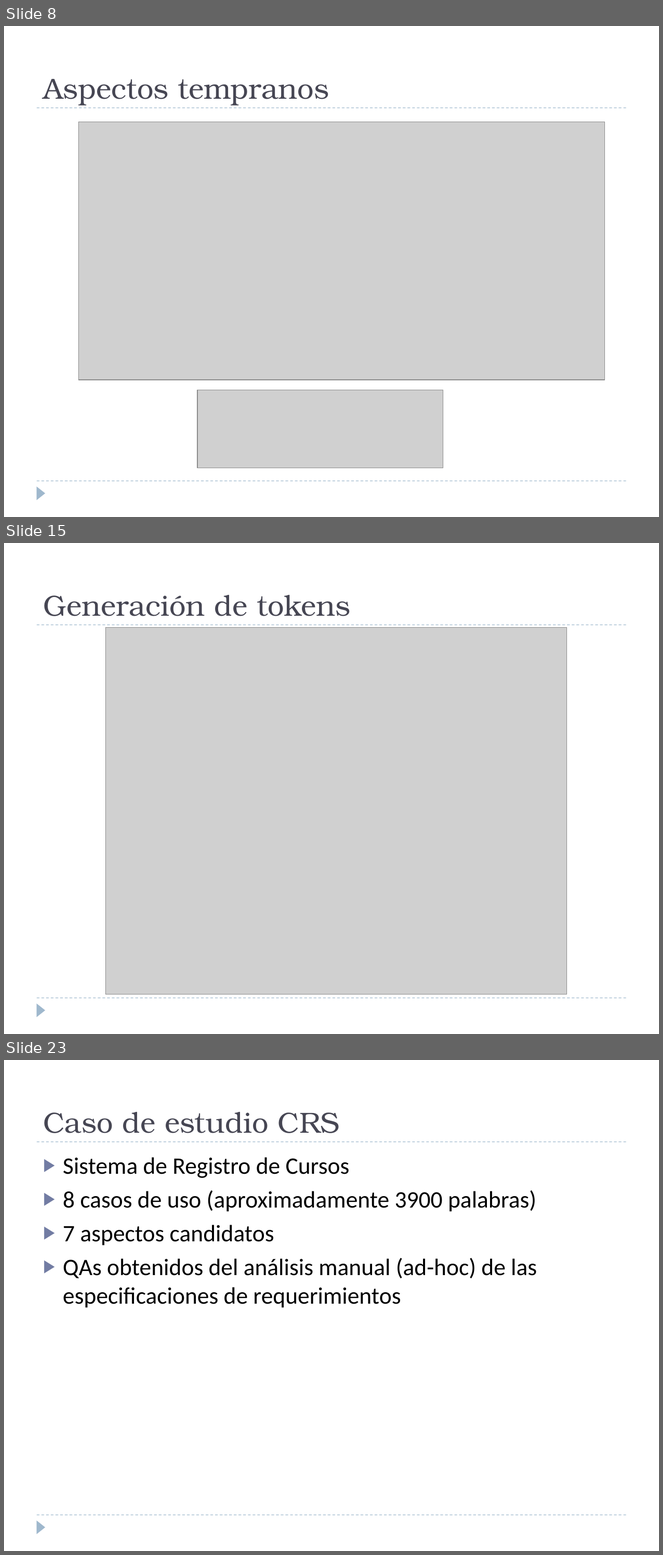
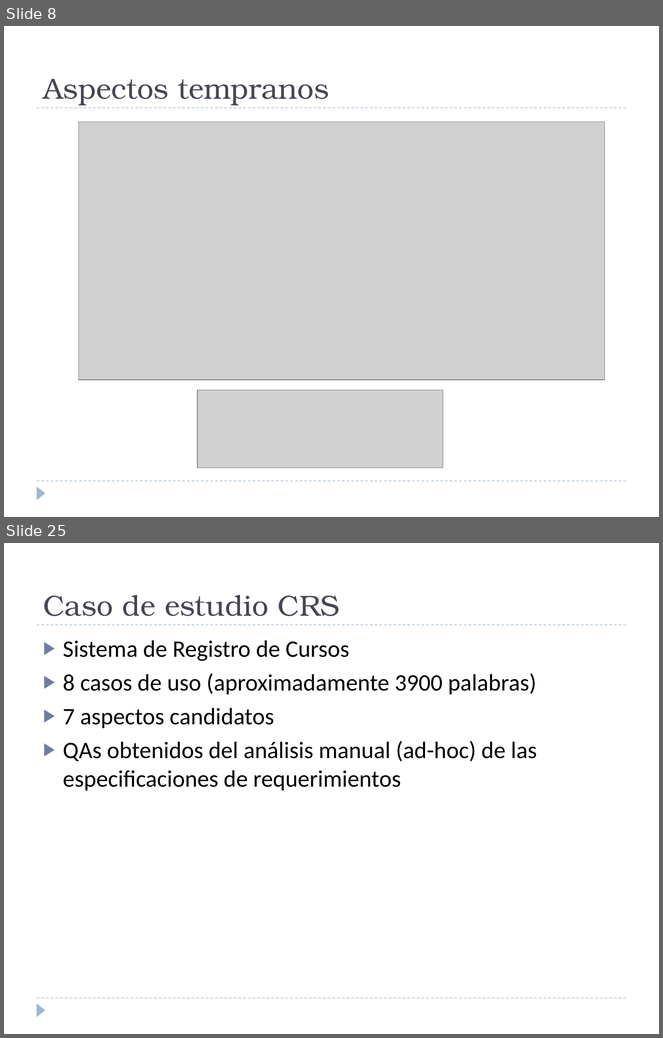
Before and after one commit to alejandrorago/qatesis2, a slide deck: Capitulos Finales/Filminas.pptx. Shown one above the other, each under a label of ours: slides 8, 15 and 23 before the commit, slides 8 and 25 after it; the slides between them are not shown. The pictures are 663x1555 and 663x1038 pixels, drawn with LibreOffice and Linux fonts; fonts in the diff are those of the drawing; grey boxes stand for pictures. Boxes give left, top, right and bottom in pixels: in the first picture for what was removed or moved away, otherwise in the second. Text is boxed around its words. In the diff, an @@ line names an element or a change of style, - is before the commit and + after.

```diff
--- a/Capitulos Finales/Filminas.pptx
+++ b/Capitulos Finales/Filminas.pptx
@@ slide 15 removed at bbox=[4, 543, 659, 1034], background #FFFFFF; not listed: 3 template elements that a slide beside it also shows @@
@@ title removed at bbox=[43, 595, 350, 616] @@
-Generación de tokens
@@ picture removed at bbox=[105, 628, 567, 995] @@
@@ what was slide 23 is now slide 25 @@
```
Also in this commit, not shown: 21 slides changed, 5 slides added, 3 other slides removed.
